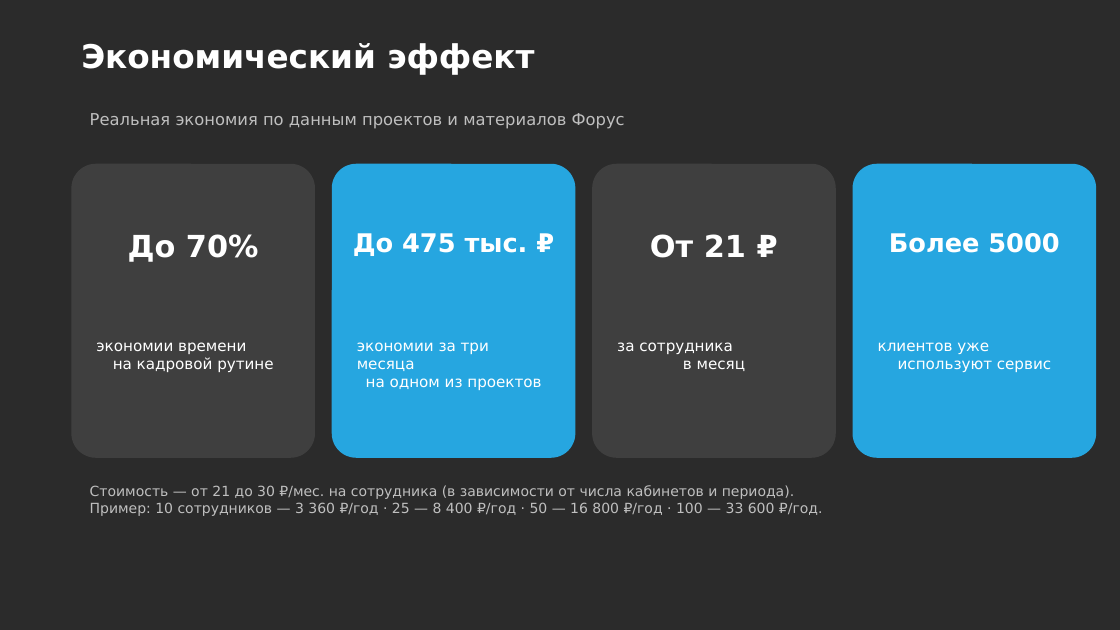
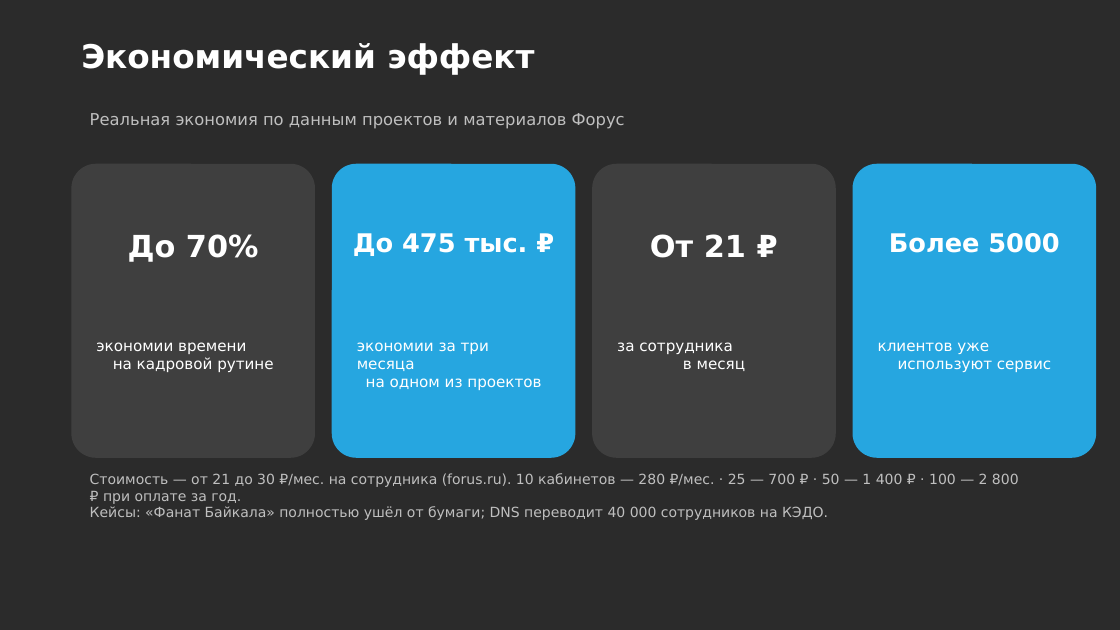
Before and after one commit to daaanilNikonov/for-lisa, a slide deck: slide 12 of presentation/1С_Кабинет_сотрудника_Преддемонстрация.pptx (slide 11 before the commit). Drawn at 1120x630 pixels with LibreOffice and Linux fonts; fonts in the diff are those of the drawing; background and template pictures are left out; a plain dark background stands for a picture behind light text. Boxes give left, top, right and bottom in pixels: in the first picture for what was removed or moved away, otherwise in the second. Text is boxed around its words. In the diff, an @@ line names an element or a change of style, - is before the commit and + after.

```diff
--- a/presentation/1С_Кабинет_сотрудника_Преддемонстрация.pptx
+++ b/presentation/1С_Кабинет_сотрудника_Преддемонстрация.pptx
@@ text at (90, 473, 1019, 520): text changed @@
-Стоимость — от 21 до 30 ₽/мес. на сотрудника (в зависимости от числа кабинетов и периода).
-Пример: 10 сотрудников — 3 360 ₽/год · 25 — 8 400 ₽/год · 50 — 16 800 ₽/год · 100 — 33 600 ₽/год.
+Стоимость — от 21 до 30 ₽/мес. на сотрудника (forus.ru). 10 кабинетов — 280 ₽/мес. · 25 — 700 ₽ · 50 — 1 400 ₽ · 100 — 2 800 ₽ при оплате за год.
+Кейсы: «Фанат Байкала» полностью ушёл от бумаги; DNS переводит 40 000 сотрудников на КЭДО.
```
Also in this commit, not shown: 3 other slides changed, 1 slide added, 4 other files.
